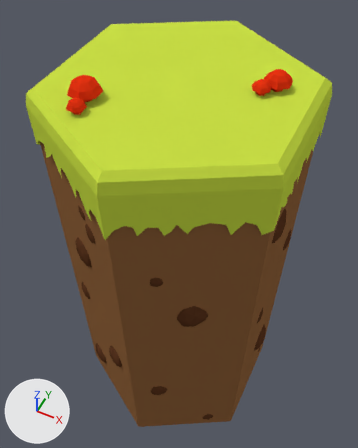
What one commit did to the Blender file code/Assets/Models/tile_grass_mushrooms.blend.
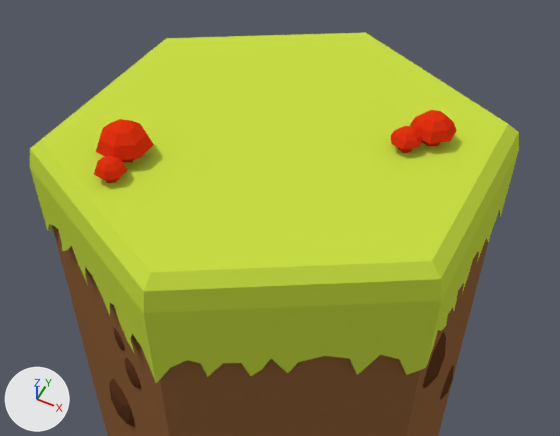
Old and new are each drawn whole from a 50 mm camera at (1.22, -2.43, 3.56) aimed at (-0.09, 0.2, 0.27) and again close up on the part from 2% to 100% of the width and 0% to 61% of the height. Arrows for +X, +Y and +Z are at lower left; the lights stay in place.
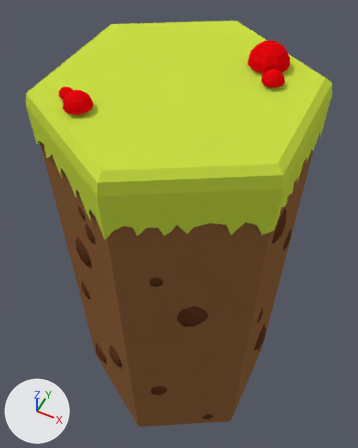
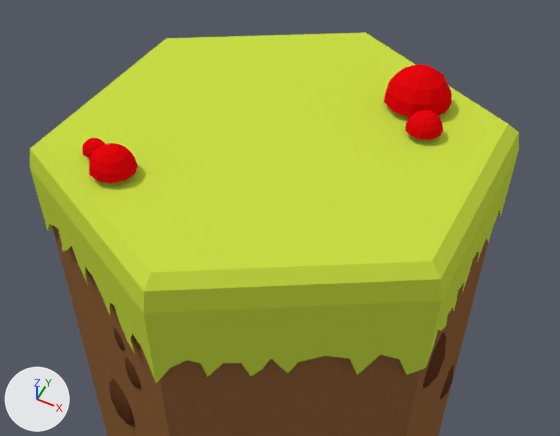
The newer file is also turned or shifted as a whole; pictures and numbers use the older file's frame.

Pixel boxes [x1, y1, x2, y2] of what changed, in the close-ups (560 x 436 px):
'Sphere', added (red): after [384, 64, 452, 117]
'Sphere.002', reshaped: before [391, 126, 422, 153]; after [89, 143, 138, 183]
'Sphere.003', reshaped: before [96, 119, 154, 163]; after [82, 138, 105, 158]
'Sphere.001', reshaped: before [94, 156, 127, 183]; after [405, 110, 443, 140]
'Sphere.000', deleted (red): before [410, 110, 457, 146]
part 1 of me_sphere_004, deleted (red): before [94, 156, 127, 183]
part 2 of me_sphere_004, added (red): after [405, 110, 443, 140]
part 3 of me_sphere_002, deleted (red): before [391, 126, 422, 153]
part 4 of me_sphere_002, added (red): after [89, 143, 138, 183]
part 5 of me_sphere_005, built on: before [96, 119, 154, 160]; after [82, 138, 105, 158]

Diff of the bpy script that builds the scene:
```diff
--- a/code/Assets/Models/tile_grass_mushrooms.blend.py
+++ b/code/Assets/Models/tile_grass_mushrooms.blend.py
@@ me_sphere_002 @@
 # used by ob_sphere_002; location = (0.492, 0.158, 1.832); scale = (0.066, 0.066, 0.066)
-me_sphere_002.from_pydata(...)  # 34 vertices, 29 faces; spans x -0.97..0.88, y -0.95..0.95, z -0.53..1.0
-me_sphere_002.materials.append(mat_mushroom_001)  # red #e73313
+me_sphere_002.from_pydata(...)  # 45 vertices, 44 faces; spans x -15.12..-12.39, y -11.12..-8.38, z 0.06..1.44
+# me_sphere_002 part 3: the whole mesh is rebuilt
+# me_sphere_002 part 4
+# 45 vertices are added at x -15.12..-12.39, y -11.12..-8.38, z 0.06..1.44
+# 44 new faces join them
+me_sphere_002.materials.append(mat_mushroomred_001)  # red #e7090f
@@ me_sphere_004 @@
 # used by ob_sphere_001; location = (-0.41, -0.51, 1.832); scale = (0.0645, 0.0645, 0.0645)
-me_sphere_004.from_pydata(...)  # 34 vertices, 29 faces; spans x -0.97..0.88, y -0.95..0.95, z -0.53..1.0
-me_sphere_004.materials.append(mat_mushroom_003)  # red #e73313
+me_sphere_004.from_pydata(...)  # 45 vertices, 44 faces; spans x 13.31..15.56, y 11.06..13.34, z 0.06..1.21
+# me_sphere_004 part 1: the whole mesh is rebuilt
+# me_sphere_004 part 2
+# 45 vertices are added at x 13.31..15.56, y 11.06..13.34, z 0.06..1.21
+# 44 new faces join them
+me_sphere_004.materials.append(mat_mushroomred)  # red #e7090f
@@ me_sphere_005 @@
 # used by ob_sphere_003; location = (-0.445, -0.363, 1.832); scale = (0.115, 0.115, 0.115)
-me_sphere_005.from_pydata(...)  # 34 vertices, 29 faces; spans x -0.97..0.88, y -0.95..0.95, z -0.53..1.0
-me_sphere_005.materials.append(mat_mushroom_004)  # red #e73313
+me_sphere_005.from_pydata(...)  # 45 vertices, 44 faces; spans x -1.26..-0.43, y -0.94..-0.1, z 0.03..0.46
+# me_sphere_005 part 5
+# 22 vertices are removed from x -0.97..0.88, y -0.95..0.95, z 0.22..1.0
+# 21 faces are deleted
+# 45 vertices are added at x -1.26..-0.43, y -0.94..-0.1, z 0.03..0.46
+# 44 new faces join them
+me_sphere_005.materials.append(mat_mushroomred_001)  # red #e7090f
@@ ob_sphere_000 @@
-ob_sphere_000 = bpy.data.objects.new('Sphere.000', me_sphere_003)
@@ ob_sphere @@
+ob_sphere = bpy.data.objects.new('Sphere', me_sphere)  # 45 vertices, 44 faces; spans x -1.0..0.96, y -0.99..0.99, z 0.0..1.0; in mat_mushroomred (red #e7090f)
+ob_sphere.location = (0.427, 0.469, 1.836)
+ob_sphere.scale = (0.139, 0.139, 0.139)
```
